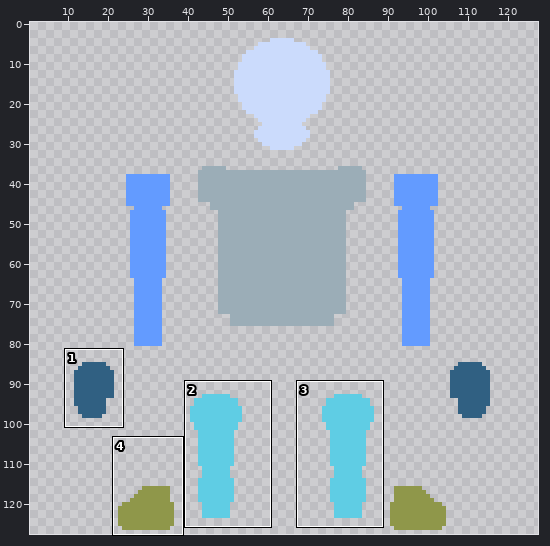
Pixel-art file: Assets/Asprite/gladiator02.aseprite. The first picture is a wide view before the edit; the outline marks the close-up.
Close-up. The starting point:
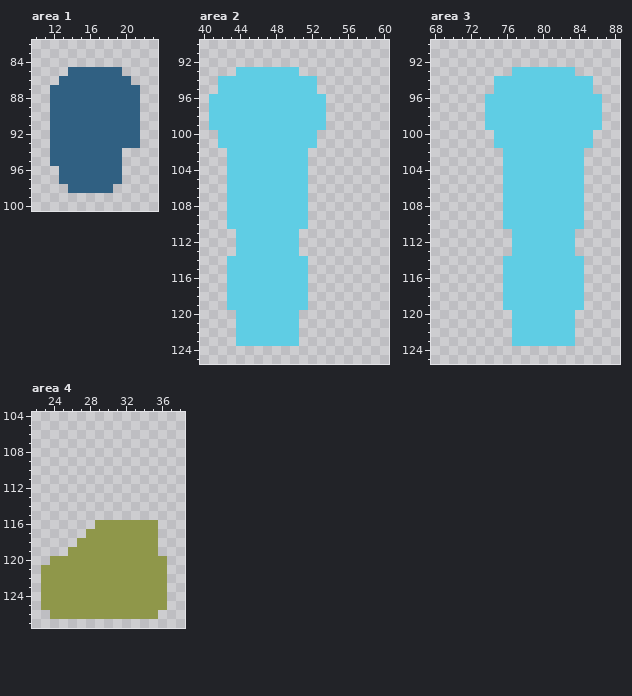
128x128 pixels, 1 frame. Shown: area 1: x 10..23, y 82..100; area 2: x 40..60, y 90..125; area 3: x 68..88, y 90..125; area 4: x 22..38, y 104..127. The wide view leaves out empty margins. The commit also changed other parts of the picture, which this record leaves out.
New version:
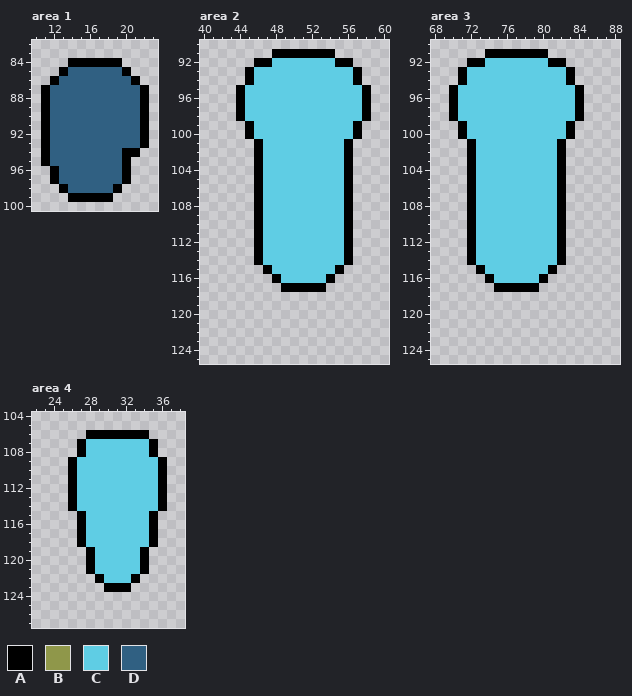
Palette (. is transparent): A #000000  B #8f974a  C #5fcde4  D #306082
Edits made:
layer "Brazos" added
layer "Piernas" added
layer "Layer 1" removed
Changed rows in their new state; - is an unchanged pixel.
Area 1, layer "Brazos":
first column x 11:
 84 ---AAAAAA---
 85 --A------A--
 86 -A--------A-
 87 A----------A
 88 A----------A
 89 A----------A
 90 A----------A
 91 A----------A
 92 A----------A
 93 A----------A
 94 A--------AA-
 95 A--------A--
 96 -A-------A--
 97 -A-------A--
 98 --A-----A---
 99 ---AAAAA----
Area 2:
first column x 41:
 91 -------AAAAAAA----
 92 -----AACCCCCCCAA--
 93 ---.A-----CCCCCCA-
 94 -...A-------CCCCA-
 95 -..A--------CCCCCA
 96 ...A---------CCCCA
 97 ...A---------CCCCA
 98 ...A---------CCCCA
 99 ....A--------CCCA-
100 -...A-------CCCCA-
101 -....A------CCCA--
102 --...A-----CCCCA--
103 --...A-----CCCCA--
104 --...A-----CCCCA--
105 --...A-----CCCCA--
106 --...A-----CCCCA--
107 --...A-----CCCCA--
108 --...A-----CCCCA--
109 --...A-----CCCCA--
110 --...A-----CCCCA--
111 ---..A----CCCCCA--
112 ---..A----CCCCCA--
113 ---..A----CCCCCA--
114 --...A-----CCCCA--
115 --....A----CCCA---
116 --.....A---CCA----
117 --......AAAAA-----
118 --.........-------
119 --.........-------
120 ---.......--------
121 ---.......--------
122 ---.......--------
123 ---.......--------
Area 3:
first column x 70:
 91 ----AAAAAAA------
 92 --AACCCCCCCAA----
 93 -ACCCCC------A---
 94 -ACCC--------A..-
 95 ACCCC---------A.-
 96 ACCC----------A..
 97 ACCC----------A..
 98 ACCC----------A..
 99 -ACC---------A...
100 -ACCC--------A..-
101 --ACC-------A...-
102 --ACCC------A..--
103 --ACCC------A..--
104 --ACCC------A..--
105 --ACCC------A..--
106 --ACCC------A..--
107 --ACCC------A..--
108 --ACCC------A..--
109 --ACCC------A..--
110 --ACCC------A..--
111 --ACCCC-----A.---
112 --ACCCC-----A.---
113 --ACCCC-----A.---
114 --ACCC------A..--
115 ---ACC-----A...--
116 ----AC----A....--
117 -----AAAAA.....--
118 ------.........--
119 ------.........--
120 -------.......---
121 -------.......---
122 -------.......---
123 -------.......---
Area 4:
first column x 23:
106 -----AAAAAAA--
107 ----ACCCCCCCA-
108 ----ACCCCCCCA-
109 ---ACCCCCCCCCA
110 ---ACCCCCCCCCA
111 ---ACCCCCCCCCA
112 ---ACCCCCCCCCA
113 ---ACCCCCCCCCA
114 ---ACCCCCCCCCA
115 ----ACCCCCCCA-
116 ----ACCCCCCCA-
117 ----ACCCCCCCA-
118 ----ACCCCCCCA-
119 ---..ACCCCCA.-
120 -....ACCCCCA..
121 .....ACCCCCA..
122 ......ACCCA...
123 .......AAA....
124 ..............
125 ..............
126 -............-
